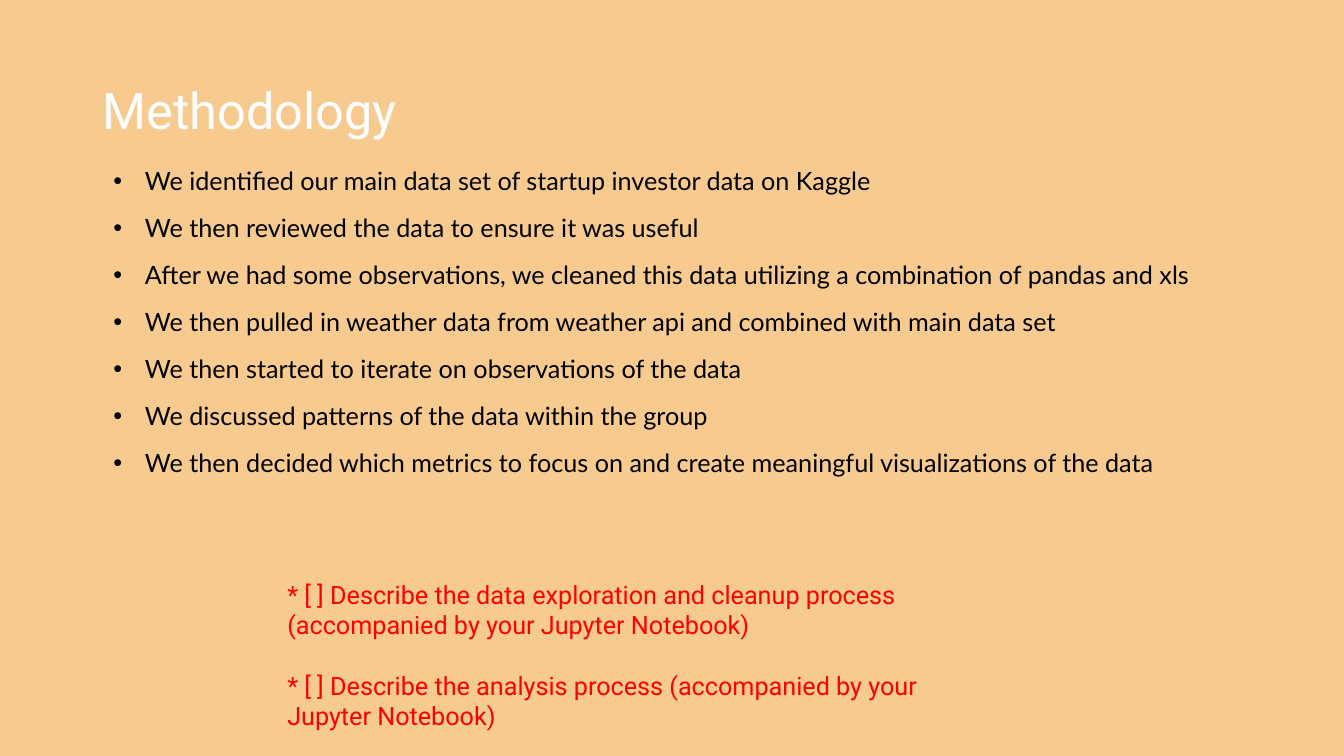
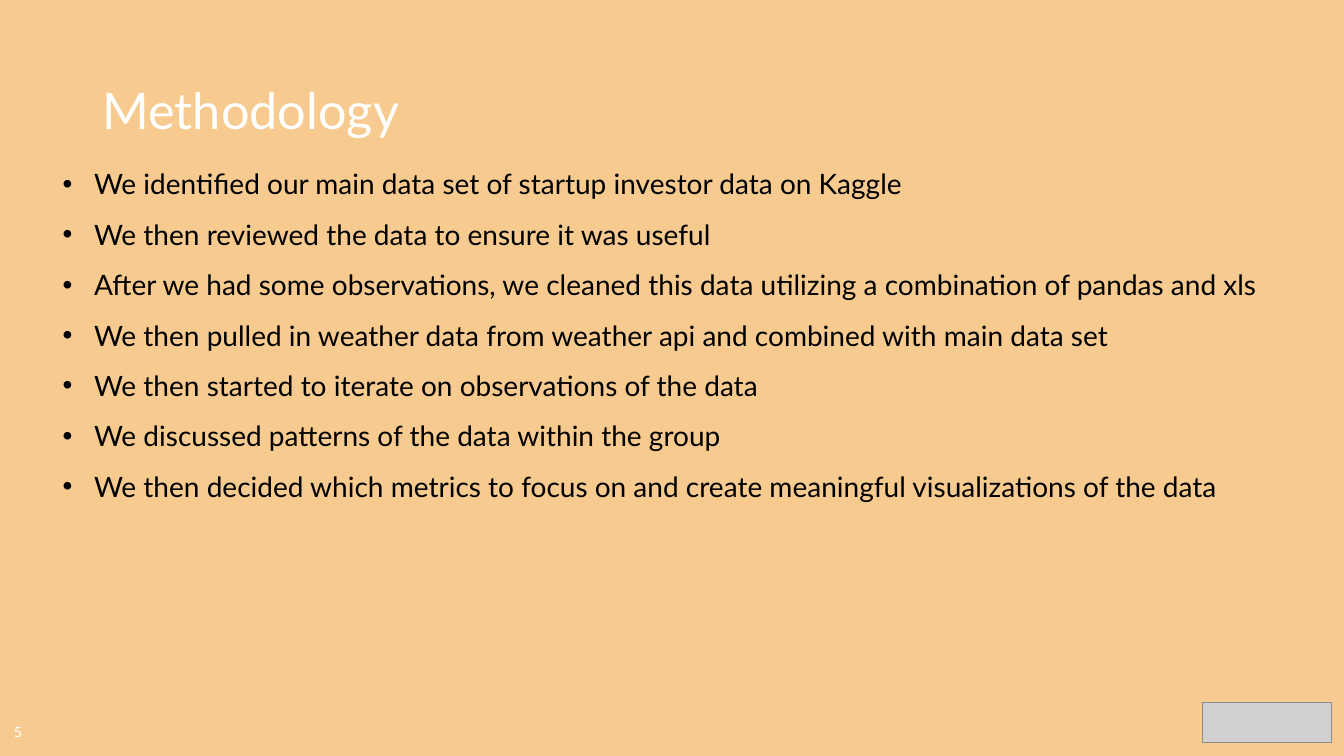
Before and after one commit to CharlesPBiggar/Data-Analytics-Project-1, a slide deck: slide 5 of Presentation/GiterDun Presentation.pptx. Drawn at 1344x756 pixels with LibreOffice and Linux fonts; fonts in the diff are those of the drawing; grey boxes stand for pictures; background and template pictures are left out. Boxes give left, top, right and bottom in pixels: in the first picture for what was removed or moved away, otherwise in the second. Text is boxed around its words. In the diff, an @@ line names an element or a change of style, - is before the commit and + after.

```diff
--- a/Presentation/GiterDun Presentation.pptx
+++ b/Presentation/GiterDun Presentation.pptx
@@ title "Methodology" at [102,92,399,138]: font Roboto to Lato @@
@@ text "We identified our main data ...": place and size @@
-text "We identified our main data ..." at [145,171,1188,477]
+text "We identified our main data ..." at [94,173,1256,502]
@@ text "We identified our main data ..." at [94,173,1256,502]: size 18 to 20 pt @@
@@ text removed at [287,585,917,731] @@
-* [ ] Describe the data exploration and cleanup process (accompanied by your Jupyter Notebook)
-* [ ] Describe the analysis process (accompanied by your Jupyter Notebook)
@@ picture added at [1203,703,1332,742] @@
@@ page number added at [14,727,22,737], 10 pt, text #FFFFFF @@
+5
```
Also in this commit, not shown: 10 other slides changed, 8 slides added, 4 slides removed.
